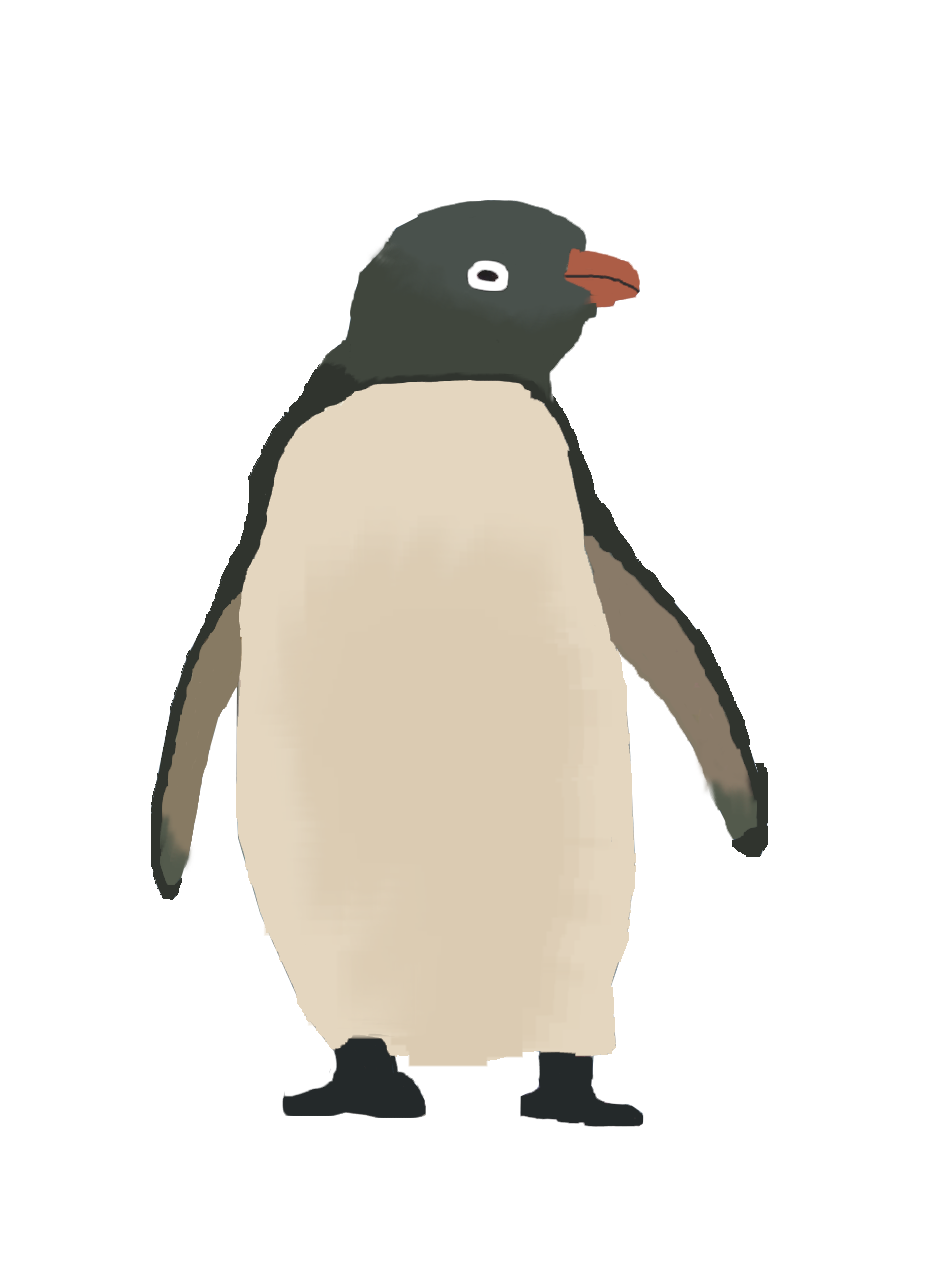
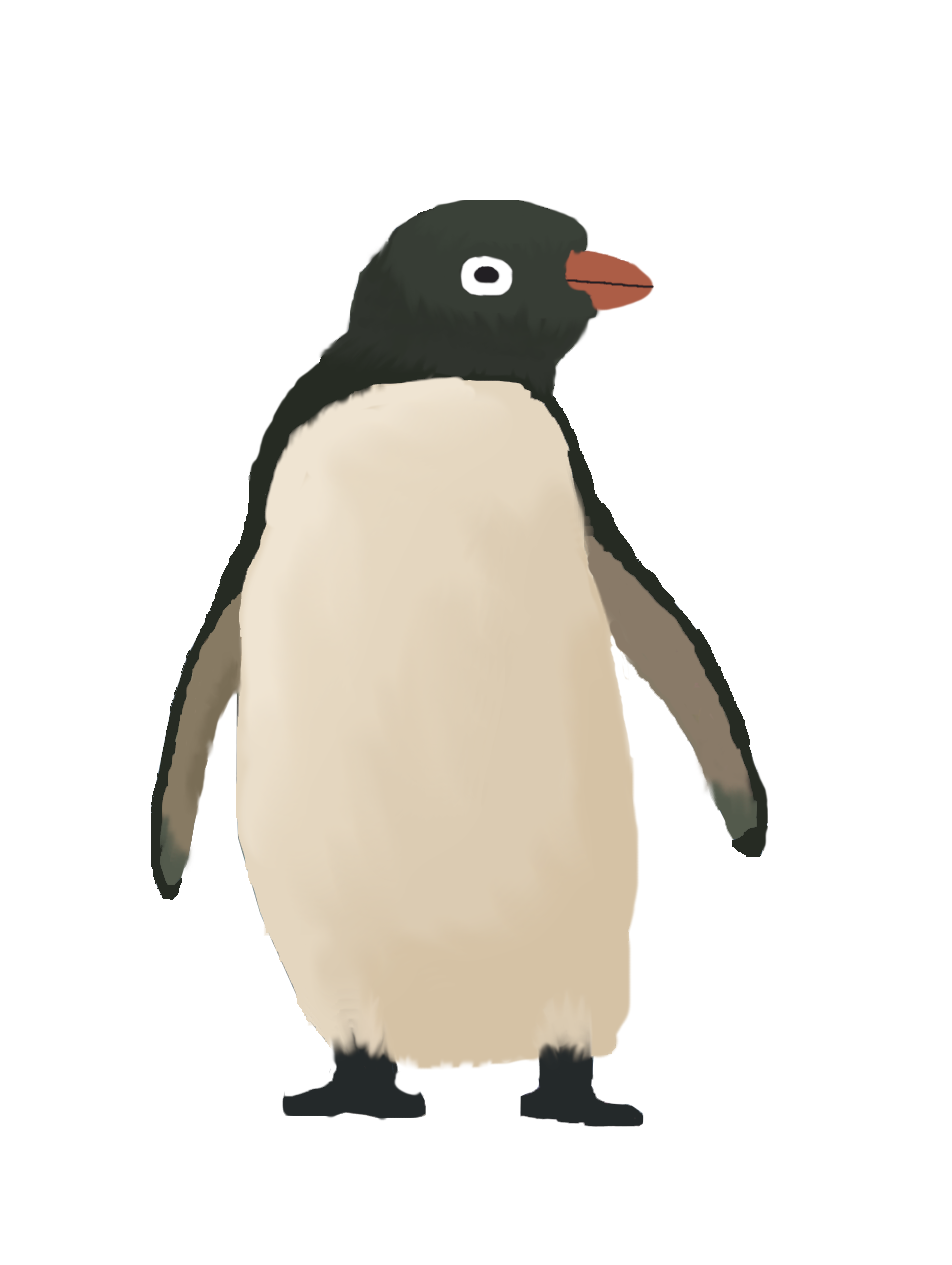
Before/after of a 952px x 1265px layered artwork. What changed in the layer stack:
painted on "Big Penguin" over 151, 200, 768, 1121